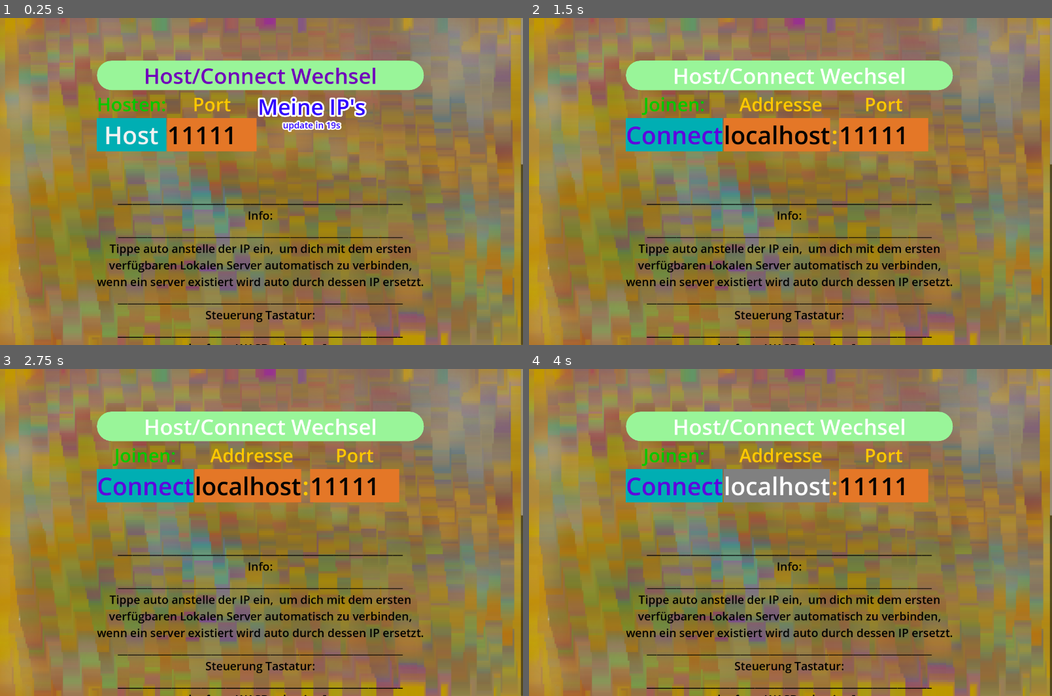
Above: before the commit, frames 1-4 (two rows, left to right).
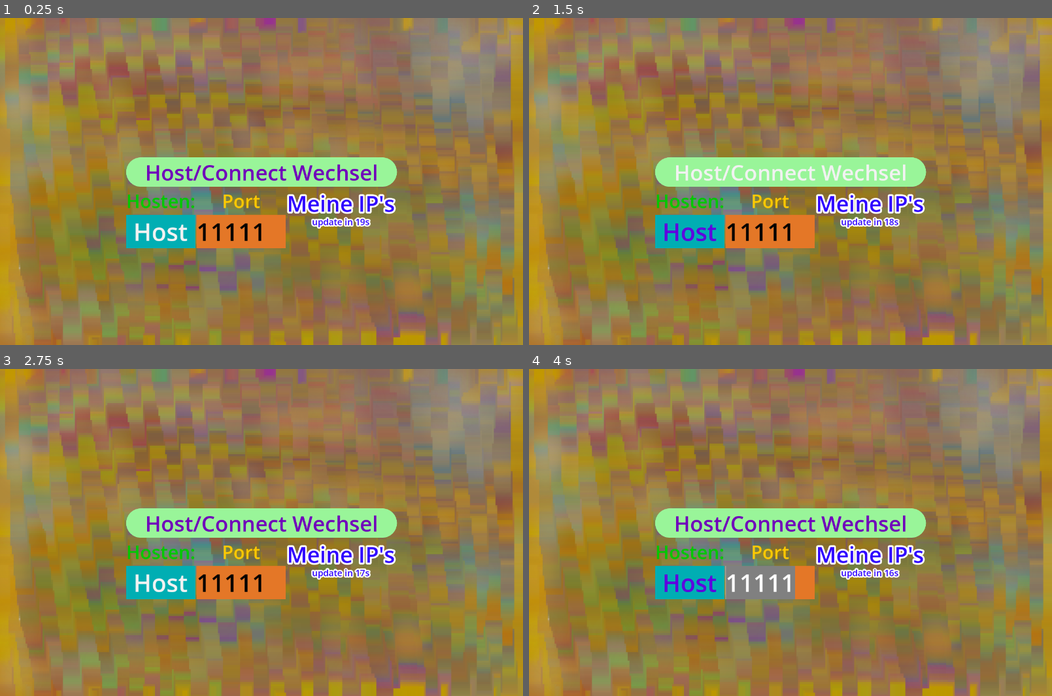
Above: after the commit, the same moments.

Repository: NIK-98/Paint_The_Ground
Game: Godot game, scene res://sceens/main.tscn
Two runs of this game, one before a commit and one after it. Both use one fixed random seed, a clock stepped at 60 frames per second and the inputs below.
Inputs (mouse positions are in pixels of both pictures, inside the frame that each line leads up to):
- Up to frame 1 (0.25 s): no input
- Up to frame 2 (1.5 s): move the mouse to (905, 165) at 0.52 s; hold D (right) 0.53-1.25 s; hold Tab (Info) 0.53-1.25 s; click (905, 165) at 0.67 s; tap M (modus) at 0.8 s; click "Host/Connect Wechsel" at 1.25 s
- Up to frame 3 (2.75 s): click (162, 581) at 2 s, where only the run after the commit has a clickable "Host"
- Up to frame 4 (4 s): click (675, 486) at 2.75 s, where only the run before the commit has a clickable "Connect"; move the mouse to (685, 548) at 3.52 s; hold S (down) from 3.53 s (still down); tap M (modus) at 3.6 s; tap Tab (Info) at 3.8 s

The runs differ from the first frame. In frame 1, 23% of the frame differs, in the area x 18-100%, y 0-100%; in frame 2, 24%; in frame 3, 24%; in frame 4, 24%.

Commit message:
Nur die relevanten infos für das jeweiliege sistem werden angezeigt

Diff:
--- a/sceens/ui.tscn
+++ b/sceens/ui.tscn
@@ -253,6 +253,40 @@
 select_all_on_focus = true
 
 [node name="Info" type="Label" parent="Panel/CenterContainer/Net"]
+visible = false
+layout_mode = 2
+theme_override_colors/font_color = Color(0, 0, 0, 1)
+theme_override_font_sizes/font_size = 40
+text = "
+__________________________________________________________
+Info:
+__________________________________________________________
+Tippe auto anstelle der IP ein,  um dich mit dem ersten
+verfügbaren Lokalen Server automatisch zu verbinden,
+wenn ein server existiert wird auto durch dessen IP ersetzt.
+__________________________________________________________
+Steuerung Android:
+__________________________________________________________
+- virtuellen joystick (links oder rechts,
+ je nach modus) = laufen
+- exit = button links oben
+- conection versuch abbrechen  =button rechts in der Mitte
+- Spieler-Liste = button oben rechts
+- links,rechts modus umschalten = links neben Spieler-Liste
+- Zoom = buttons unter dem wort Zoom im Spiel
+__________________________________________________________
+Steuerung Gamepad(Xbox Controller beispiel):
+__________________________________________________________
+- Linker Stick = laufen
+- exit = menu button
+- conection versuch abbrechen  = B button
+- Spieler-Liste = menü button
+- links,rechts modus umschalten = Y button
+- Zoom = RB/LB im Spiel"
+horizontal_alignment = 1
+
+[node name="InfoPC" type="Label" parent="Panel/CenterContainer/Net"]
+visible = false
 layout_mode = 2
 theme_override_colors/font_color = Color(0, 0, 0, 1)
 theme_override_font_sizes/font_size = 40
@@ -281,16 +315,7 @@
 - Spieler-Liste = menü button
 - links,rechts modus umschalten = Y button
 - Zoom = RB/LB im Spiel
-__________________________________________________________
-Steuerung Android:
-__________________________________________________________
-- virtuellen joystick (links oder rechts,
- je nach modus) = laufen
-- exit = button links oben
-- conection versuch abbrechen  =button rechts in der Mitte
-- Spieler-Liste = button oben rechts
-- links,rechts modus umschalten = links neben Spieler-Liste
-- Zoom = buttons unter dem wort Zoom im Spiel"
+"
 horizontal_alignment = 1
 
 [node name="ips_update_timer" type="Timer" parent="."]
--- a/scripts/ui.gd
+++ b/scripts/ui.gd
@@ -48,6 +48,10 @@
 	get_tree().paused = true
 	udp_client.set_broadcast_enabled(true)
 	udp_client.set_dest_address("255.255.255.255", udp_port)
+	if OS.get_name() == "Android" or OS.get_name() == "iOS":
+		$Panel/CenterContainer/Net/Info.visible = true
+	if OS.get_name() == "Windows" or OS.get_name() == "linux":
+		$Panel/CenterContainer/Net/InfoPC.visible = true
 
 
 func _process(_delta):
